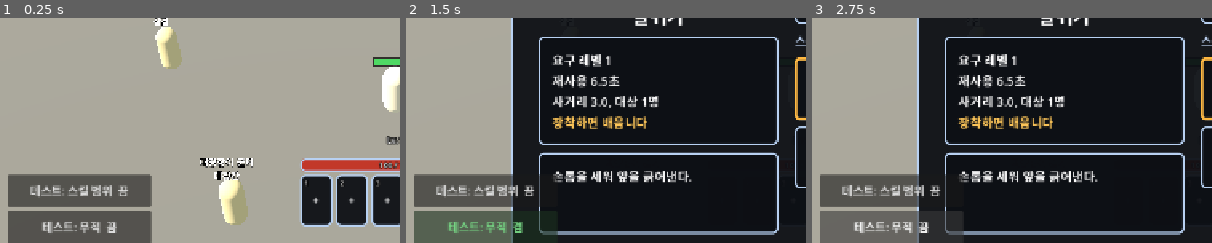
Above: before the commit, frames 1-3 (left to right).
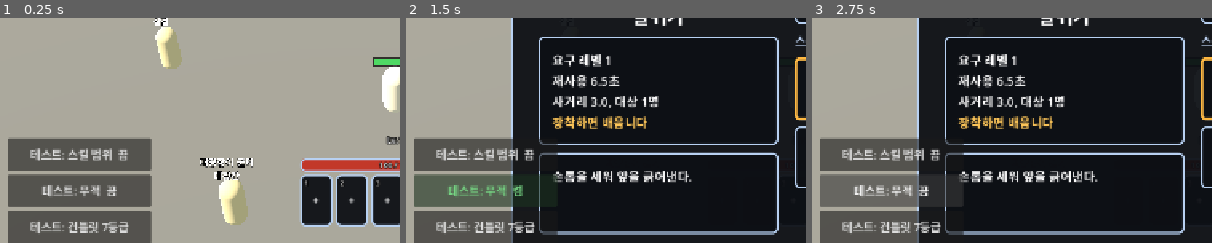
Above: after the commit, the same moments.

Repository: gogoalswo/MMORPG
Game: Godot game, scene res://main.tscn
The game is run twice, just before and just after one commit, with the same random seed, the same clock (stepped at 60 frames per second) and the same inputs.
Inputs (mouse positions are % of the whole screen's width and height, from its top left):
- Up to frame 1 (0.25 s): no input
- Up to frame 2 (1.5 s): click (40, 80) at 0.52 s; click "테스트: 무적 끔" at 1.25 s
- Up to frame 3 (2.75 s): click "테스트: 무적 켬" at 2 s
The pictures show only the part of the screen within x 1-51%, y 39-89%; the shares and areas given below are measured in that part.

The runs differ from the first frame. In frame 1, 6.4% of the frame differs, in the area x 2-38%, y 53-96%; in frame 2, 5.5%; in frame 3, 5.2%.

Commit message:
무기 아이콘을 등급별 건틀릿으로, 테스트 단추로 일곱 등급을 가방에 넣는다
사용자가 바르코에서 만든 등급별 건틀릿 일곱 장을 weapon_g1~g7 로 구웠다.
칸·장비·상세 창이 `<슬롯>_g<등급>` 그림을 슬롯 그림보다 먼저 찾는다.
왼쪽 아래 테스트 줄의 "건틀릿 7등급" 이 무기를 등급마다 하나씩 넣는다.

Co-Authored-By: Claude Opus 5.5 <noreply@anthropic.com>
Claude-Session: https://claude.ai/code/session_01UNzdzKo2xnu8vLgNWSUQcc

Diff:
--- a/godot/game/game.gd
+++ b/godot/game/game.gd
@@ -1210,6 +1210,15 @@
 	grade.add_theme_stylebox_override("panel", _grade_box(int(stack.get("grade", 1))))
 
 
+## 물건 아이콘 이름. **등급별 그림(`<슬롯>_g<등급>`)이 있으면 그것**, 없으면 슬롯 그림.
+## 2026-09-23 에 무기만 등급별 건틀릿 일곱 장(`weapon_g1`~`weapon_g7`)을 받았다 —
+## 다른 슬롯도 같은 이름으로 넣으면 따로 고칠 것 없이 붙는다
+func _item_icon(stack: Dictionary) -> String:
+	var slot := str(Items.get_item(str(stack.get("id", ""))).get("slot", ""))
+	var graded := "%s_g%d" % [slot, int(stack.get("grade", 1))]
+	return graded if _icon(graded) != null else slot
+
+
 ## 칸 오른쪽 아래 배지 — 강화 +N · 개수. **등급은 칸 테 색이 말한다**
 ## (2026-09-23 — 받은 그림은 숫자 대신 색으로 등급을 보인다). 이름은 상세 창이 맡는다
 func _stack_badge(stack: Dictionary) -> String:
@@ -1357,7 +1366,11 @@
 	var slots: Array = Items.slots()
 	for index in _gear_cells.size():
 		var slot := str(slots[index])
-		_fill_cell(_gear_cells[index], equipped.get(slot, {}), Items.slot_label(slot, job), slot)
+		var worn: Dictionary = equipped.get(slot, {})
+		_fill_cell(
+			_gear_cells[index], worn, Items.slot_label(slot, job),
+			slot if worn.is_empty() else _item_icon(worn)
+		)
 
 	# 스탯 여섯 — 상태바에 안 나오는 것까지 한자리에 모은다
 	var stats: Dictionary = me.get("stats", {})
@@ -1382,7 +1395,7 @@
 		var stack: Dictionary = bag[_bag_view[index]] if index < _bag_view.size() else {}
 		var icon_name := ""
 		if not stack.is_empty():
-			icon_name = str(Items.get_item(str(stack.get("id", ""))).get("slot", ""))
+			icon_name = _item_icon(stack)
 		_fill_cell(_bag_grid.get_child(index), stack, "", icon_name)
 
 	_show_bag_detail()
@@ -1419,7 +1432,7 @@
 	_detail_name.add_theme_color_override("font_color", tint)
 	_detail_kind.text = "%s · 착용 Lv.%d" % [Items.slot_label(slot), int(item.get("level", 1))]
 	_detail_state.text = "착용 중" if worn else "보유 중"
-	_fill_cell(_detail_icon, stack, "", slot)
+	_fill_cell(_detail_icon, stack, "", _item_icon(stack))
 
 	# 아이템 정보 — 이름 · 값 두 줄짜리 표를 다시 채운다
 	var rows: Array = [
@@ -1978,6 +1991,18 @@
 		button.pressed.connect(_on_switch_pressed.bind(name))
 		column.add_child(button)
 		_switch_buttons[name] = button
+	# 등급별 건틀릿(무기) 일곱 개를 가방에 넣는다 (2026-09-23 요청 — 아이콘 확인용)
+	var gauntlets := Button.new()
+	gauntlets.custom_minimum_size = Vector2(230, 52)
+	gauntlets.add_theme_font_size_override("font_size", 18)
+	gauntlets.text = "테스트: 건틀릿 7등급"
+	gauntlets.pressed.connect(func() -> void:
+		_transport.send(&"debugGauntlets", {})
+		if _bag_panel.visible:
+			_redraw_bag()
+	)
+	column.add_child(gauntlets)
+	column.move_child(gauntlets, 0)  # 쿨타임 단추가 맨 아래 구석에 남아야 한다 (ui_test 가 본다)
 	# 무적은 플레이어 값이라 표 스위치와 따로 논다 — 요청은 `invincible`
 	_invincible_button = Button.new()
 	_invincible_button.custom_minimum_size = Vector2(230, 52)
--- a/godot/net/local_transport.gd
+++ b/godot/net/local_transport.gd
@@ -49,6 +49,8 @@
 			_world.set_skill_bar(MY_ID, payload.get("bar", []))
 		&"invincible":
 			_world.set_invincible(MY_ID, bool(payload.get("on", false)))
+		&"debugGauntlets":
+			_world.debug_gauntlets(MY_ID)
 		&"debugGear":
 			_world.debug_gear(
 				MY_ID,
--- a/godot/tests/ui_test.gd
+++ b/godot/tests/ui_test.gd
@@ -546,6 +546,20 @@
 	else:
 		print("  정렬: %s" % str(order))
 
+	# 테스트 단추 — 건틀릿(무기)이 등급마다 하나씩 들어오고, 그림이 있으면 등급별 그림을 쓴다
+	me.bag.clear()
+	game._transport.send(&"debugGauntlets", {})
+	for i in 3:
+		await process_frame
+	var grades: Array = me.bag.map(func(s: Dictionary) -> int: return int(s.grade))
+	if grades != [1, 2, 3, 4, 5, 6, 7]:
+		_fail("건틀릿 테스트 단추가 넣은 등급이 %s" % str(grades))
+	else:
+		var icon: String = game._item_icon(me.bag[4])
+		if game._icon("weapon_g5") != null and icon != "weapon_g5":
+			_fail("전설 건틀릿 아이콘이 '%s' (weapon_g5 여야 한다)" % icon)
+		print("  건틀릿 7등급: 전설 아이콘 %s" % icon)
+
 	# 장비 창은 따로 닫고 다시 연다 (자기 X · 인벤토리의 "장비" 단추)
 	var gear_mark: Control = game._gear_panel.find_child("close", true, false)
 	if gear_mark == null:
--- a/godot/tools/shot.gd
+++ b/godot/tools/shot.gd
@@ -225,8 +225,9 @@
 		game._toggle_skills()
 	else:
 		# 상세 창까지 한 장에 나오도록 등급이 다른 것을 몇 개 넣고 하나를 고른다
-		for grade in [5, 3, 1, 7, 2]:
-			for slot in ["weapon", "armor", "ring"]:
+		game._transport.send(&"debugGauntlets", {})
+		for grade in [5, 3, 1]:
+			for slot in ["armor", "ring"]:
 				player.bag.append({
 					"id": Items.item_id(grade, slot), "grade": grade,
 					"enhance": grade % 4, "options": [],
@@ -234,7 +235,7 @@
 		game._transport.send(&"equip", {"index": 0})
 		game._toggle_bag()
 		await process_frame
-		game._pick_bag("bag", 1)
+		game._pick_bag("bag", 3)  # 전설 건틀릿 (일반은 위에서 장비 칸으로 갔다)
 	for i in 6:
 		await process_frame
 	await RenderingServer.frame_post_draw
--- a/godot/world/world.gd
+++ b/godot/world/world.gd
@@ -1038,6 +1038,28 @@
 ##
 ## 등급은 착용 레벨(1/31/61/…)에 가장 가까운 **단계**로 옮긴다 — 지금 카탈로그가
 ## 단계 20개 축이기 때문이다(설계의 56종 표로 갈아끼우면 이 변환이 사라진다).
+## **테스트 — 무기(건틀릿)를 등급마다 하나씩 가방에 넣는다** (2026-09-23 요청).
+## 등급별 아이콘이 제대로 붙는지 보려는 것이다. 옵션은 그 등급대로 굴린다
+func debug_gauntlets(player_id: String) -> void:
+	var player: Dictionary = _players.get(player_id, {})
+	if player.is_empty():
+		return
+	var added := 0
+	for grade in range(1, Stats.grade_count() + 1):
+		var item := Items.get_item(Items.item_id(grade, "weapon"))
+		if item.is_empty():
+			continue
+		var stack := {
+			"id": str(item.id), "grade": grade, "enhance": 0,
+			"options": Items.roll_options(item, grade, _rng),
+		}
+		if not _give(player, stack):
+			break
+		added += 1
+	_events.append({"type": "inventory", "bag": player.bag, "equipped": player.equipped})
+	_events.append({"type": "notice", "text": "테스트: 건틀릿 %d개를 넣었다" % added})
+
+
 func debug_gear(player_id: String, level: int, grade: int, enhance: int) -> void:
 	var player: Dictionary = _players.get(player_id, {})
 	if player.is_empty():
Not shown, changed: docs/features/inventory-equipment.md
Not shown, added: public/assets/icons/weapon_g1.png
Not shown, added: public/assets/icons/weapon_g2.png
Not shown, added: public/assets/icons/weapon_g3.png
Not shown, added: public/assets/icons/weapon_g4.png
Not shown, added: public/assets/icons/weapon_g5.png
Not shown, added: public/assets/icons/weapon_g6.png
Not shown, added: public/assets/icons/weapon_g7.png
Not shown, changed: scripts/fetch-assets.sh
Not shown, changed: scripts/sync-godot-assets.mjs
